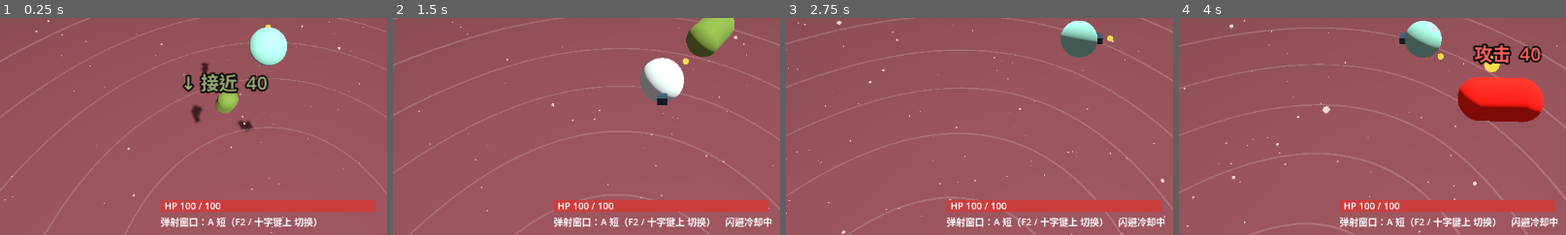
Above: before the commit, frames 1-4 (left to right).
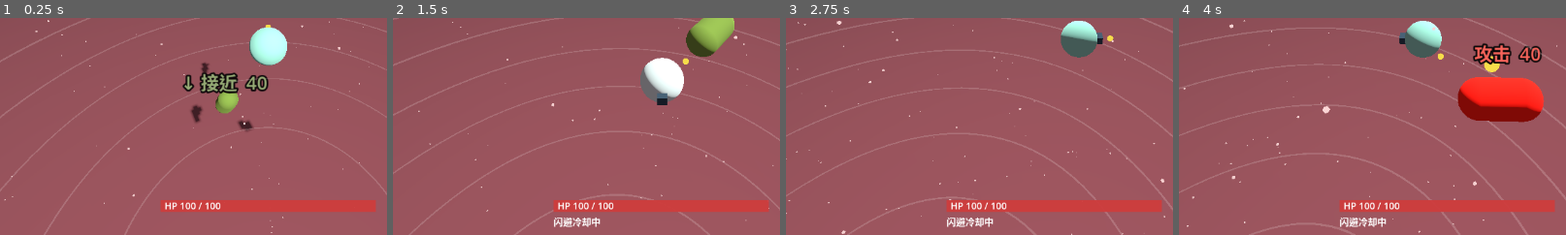
Above: after the commit, the same moments.

Repository: paddypasteur/cellgod
Game: Godot game, scene res://scenes/arena.tscn
The game is run twice, just before and just after one commit, with the same random seed, the same clock (stepped at 60 frames per second) and the same inputs.
Inputs (mouse positions are % of the whole screen's width and height, from its top left):
- Up to frame 1 (0.25 s): no input
- Up to frame 2 (1.5 s): move the mouse to (72, 45) at 0.52 s; hold D (move_right) 0.53-1.28 s; hold Right mouse button (dodge) 0.53-1.28 s; click (72, 45) at 0.67 s; move the mouse to (30, 55) at 1.27 s; hold S (move_back) from 1.28 s (still down); right-click (30, 55) at 1.35 s
- Up to frame 3 (2.75 s): move the mouse to (60, 28) at 2.02 s; release S (move_back) at 2.03 s; press the mouse at (60, 28) at 2.03 s; hold D (move_right) from 2.03 s (still down); right-click (60, 28) at 2.3 s
- Up to frame 4 (4 s): move the mouse to (45, 70) at 2.77 s; release D (move_right) at 2.78 s; release the mouse at (45, 70) at 2.78 s; hold W (move_forward) 2.78-3.53 s; right-click (45, 70) at 2.85 s; click (45, 70) at 2.92 s; move the mouse to (80, 65) at 3.52 s; hold A (move_left) from 3.53 s (still down); hold Right mouse button (dodge) from 3.53 s (still down)
The pictures show only the part of the screen within x 15-65%, y 49-99%; the shares and areas given below are measured in that part.

The runs differ from the first frame. In frame 1, 1.0% of the frame differs, in the area x 41-82%, y 91-97%; in frame 2, 1.4%, in the area x 41-98%, y 91-97%; in frame 3, 1.4%; in frame 4, 1.4%.

Commit message:
弹射窗口定为 0.5 秒（开发者选 B），删除 A 与切换键；记录试玩回答
Co-Authored-By: Claude Opus 5.5 <noreply@anthropic.com>

Diff:
--- a/scripts/autoload/input_setup.gd
+++ b/scripts/autoload/input_setup.gd
@@ -31,8 +31,6 @@
     _add_action(&"camera_down", [_joy_axis(JOY_AXIS_RIGHT_Y, 1.0)])
 
     _add_action(&"toggle_debug", [_key(KEY_F1), _joy_button(JOY_BUTTON_BACK)])
-    # A/B 预设切换：给开发者当场对比用（当前用于弹射窗口长短）
-    _add_action(&"cycle_preset", [_key(KEY_F2), _joy_button(JOY_BUTTON_DPAD_UP)])
     # 闪避：手柄 B（类魂惯例），键鼠临时用右键
     _add_action(&"dodge", [_mouse(MOUSE_BUTTON_RIGHT), _joy_button(JOY_BUTTON_B)])
 
--- a/scripts/debug/playtest_logger.gd
+++ b/scripts/debug/playtest_logger.gd
@@ -13,7 +13,7 @@
 ##   bounce    玩家弹射；elev_deg = 朝目标方向的仰角；info = 本链第几次弹射
 ##   strike    弹射到达后的自动轻击结束；info = 1 打中 / 0 落空（经常落空 = 到达时是懵的）
 ##   chain     一条连招链结束；info = "打中几下/弹射几次/结束原因"
-## preset 列 = 当时的 A/B 预设字母（弹射窗口 A 短 / B 长）
+## preset 列 = 当时在测的 A/B 预设（没有 A/B 在测时为空，列保留以便以后复用）
 
 @export var player: Player
 ## 关掉就不写文件
@@ -171,7 +171,7 @@
         "" if is_nan(rel_y) else "%.2f" % rel_y,
         "" if on_screen < 0 else str(on_screen),
         _threat_count(),
-        player.get_ab_preset_letter(),
+        "",
         info,
     ])
     # 每行都落盘：试玩可能直接关窗口，不能指望正常退出时才写
--- a/scripts/player/player.gd
+++ b/scripts/player/player.gd
@@ -21,12 +21,6 @@
 signal chain_ended(hits: int, bounces: int, reason: String)
 
 enum PodState { IDLE, CHARGING, EXTENDING, SWEEPING, HOLDING, RETRACTING }
-
-## 弹射窗口长度的 A/B 预设，F2 / 十字键上切换。只把这一个给开发者（策划规格第 8 条）
-const BOUNCE_PRESETS: Array[Dictionary] = [
-    {"name": "A 短", "window": 0.25},
-    {"name": "B 长", "window": 0.5},
-]
 
 @export_group("移动")
 ## 最大悬浮速度（米/秒）
@@ -160,8 +154,9 @@
 @export var dodge_buffer_time: float = 0.15
 
 @export_group("连招弹射")
-## 当前弹射窗口预设（见 BOUNCE_PRESETS）
-@export var bounce_preset: int = 0
+## 命中后弹射窗口开多久（秒，游戏时间）。
+## 2026-11-26 A/B：0.25（短）vs 0.5（长），开发者选长："B 更顺手"；行为上 B 的 ≥2 下连招占比也是 A 的两倍
+@export var bounce_window_time: float = 0.5
 ## 在输入方向多大的锥形里找下一个目标（半角，度）。上下和水平一视同仁
 @export_range(5.0, 90.0) var bounce_cone_deg: float = 50.0
 ## 多远以内的敌人能被弹过去（米）
@@ -310,8 +305,6 @@
         _buffer_timer = input_buffer_time
     elif event.is_action_pressed(&"dodge"):
         _dodge_buffer = dodge_buffer_time
-    elif event.is_action_pressed(&"cycle_preset"):
-        bounce_preset = (bounce_preset + 1) % BOUNCE_PRESETS.size()
 
 
 func _physics_process(delta: float) -> void:
@@ -758,7 +751,7 @@
         _chain_visited = [keep]
     _chain_hits += 1
     if _chain_bounces < bounce_max_chain:
-        _bounce_window = float(_current_bounce_preset()["window"])
+        _bounce_window = bounce_window_time
     else:
         _end_chain("max")
 
@@ -866,17 +859,8 @@
     chain_ended.emit(_chain_hits, _chain_bounces, reason)
 
 
-func _current_bounce_preset() -> Dictionary:
-    return BOUNCE_PRESETS[clampi(bounce_preset, 0, BOUNCE_PRESETS.size() - 1)]
-
-
 func is_bouncing() -> bool:
     return _bouncing
-
-
-## 试玩记录用：当前 A/B 预设的字母
-func get_ab_preset_letter() -> String:
-    return str(_current_bounce_preset()["name"]).substr(0, 1)
 
 
 ## 闪避方向 = 当前移动输入（含上升/下降），所以能往上、往下躲；没推方向就往身后撤。
@@ -914,12 +898,11 @@
     return _dodge_timer > 0.0
 
 
-## 血条下面那行提示：当前 A/B 预设常驻；闪避冷却中再加一句
+## 血条下面那行提示。闪避冷却中才显示；以后有 A/B 在测时，预设名也放这里
 func get_hud_hint() -> String:
-    var hint: String = "弹射窗口：%s（F2 / 十字键上 切换）" % _current_bounce_preset()["name"]
     if _dodge_cooldown_timer > 0.0:
-        hint += "    闪避冷却中"
-    return hint
+        return "闪避冷却中"
+    return ""
 
 
 ## 敌人攻击命中时调用。返回 false 表示处于无敌时间、这一下没生效
Not shown, changed: docs/INBOX.md
Not shown, changed: docs/PLAYTEST.md
Not shown, changed: docs/STATE.md
